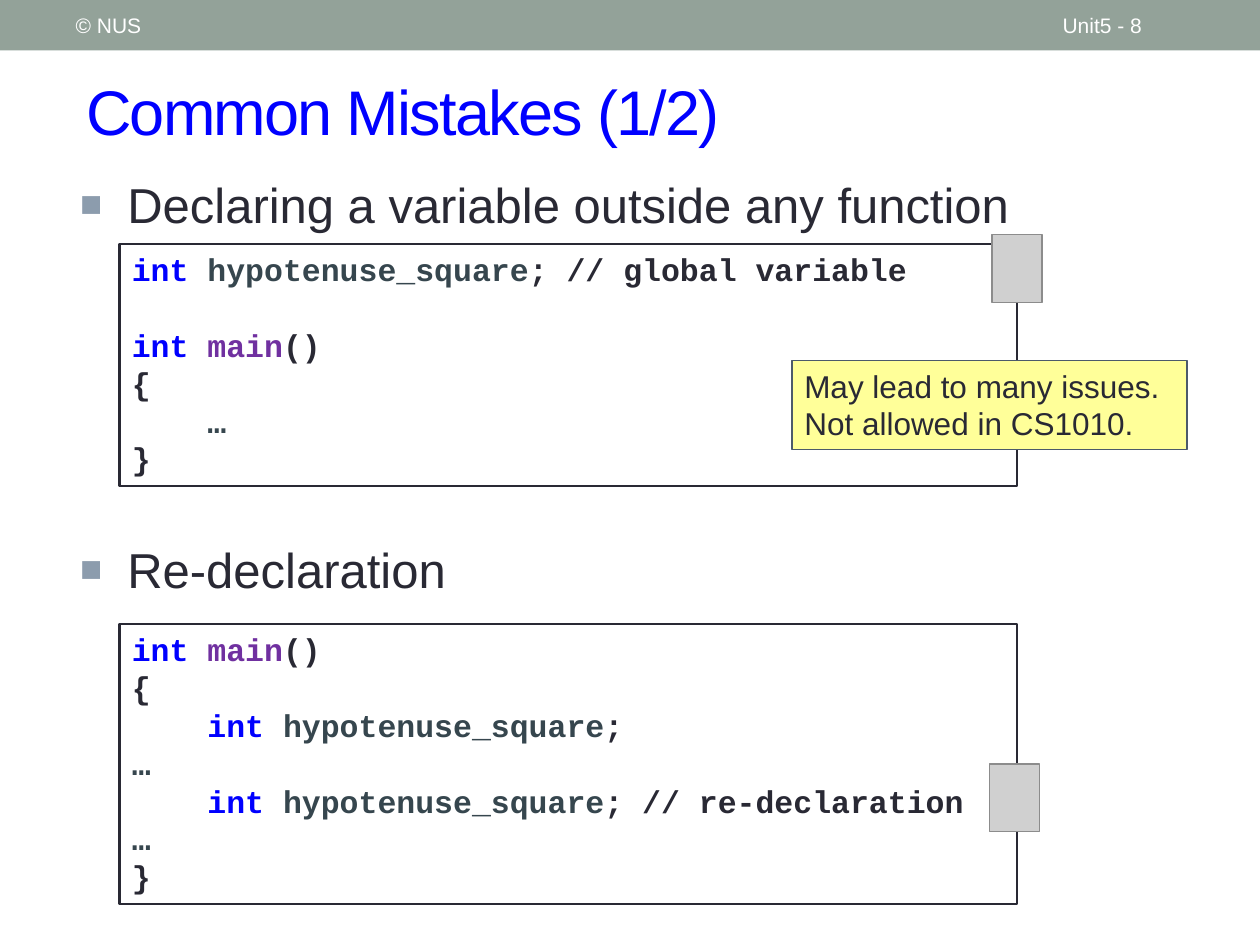
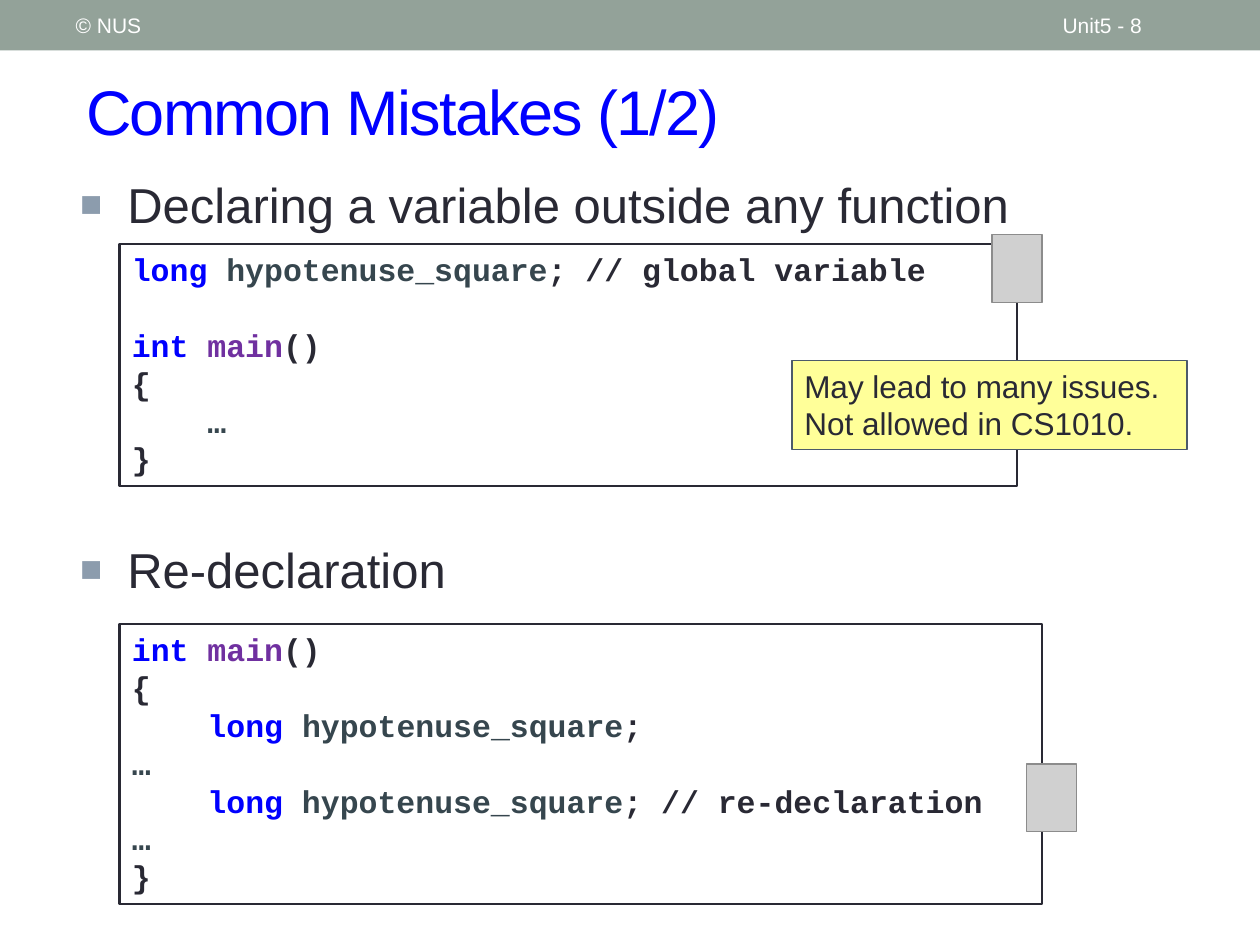
Before and after one commit to nus-cs1010-2021-s2/website, a slide deck: slide 8 of slides/Unit5_First C Program.pptx. Drawn at 1260x945 pixels with LibreOffice and Linux fonts; fonts in the diff are those of the drawing; grey boxes stand for pictures. Boxes give left, top, right and bottom in pixels: in the first picture for what was removed or moved away, otherwise in the second. Text is boxed around its words. In the diff, an @@ line names an element or a change of style, - is before the commit and + after.

```diff
--- a/slides/Unit5_First C Program.pptx
+++ b/slides/Unit5_First C Program.pptx
@@ text in rectangle at [132,259,925,288]: text changed @@
-int hypotenuse_square; // global variable
+long hypotenuse_square; // global variable
@@ rectangle "int main()": place and size @@
-rectangle "int main()" at [120,624,1018,903]
+rectangle "int main()" at [120,624,1042,903]
@@ text in rectangle at [207,714,642,744]: text changed @@
-int hypotenuse_square;
+long hypotenuse_square;
@@ picture: place and size @@
-picture at [989,764,1040,832]
+picture at [1027,764,1077,832]
@@ text in rectangle at [207,790,983,820]: text changed @@
-int hypotenuse_square; // re-declaration
+long hypotenuse_square; // re-declaration
```
Also in this commit, not shown: 1 other file.
